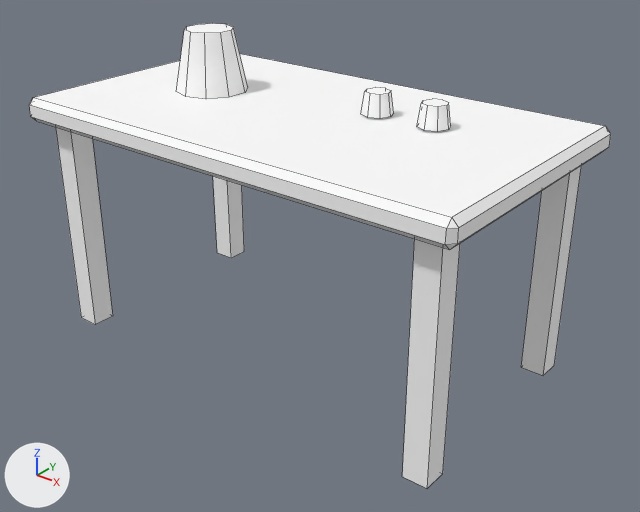
One commit to the Blender file art/env/table.blend: the scene before it, then after it.
The view is the same before and after, from a 50 mm camera at (1.691, -2.041, 1.608) aimed at (0.081, -0.028, 0.36). Every picture has the same lights, and +X, +Y and +Z are marked at lower left. The older version comes first. Mesh edges are drawn as thin lines. Objects named as collision shapes, trigger or cutter boxes, shadow casters or lower levels of detail are left out.

The first picture shows 'Table'.
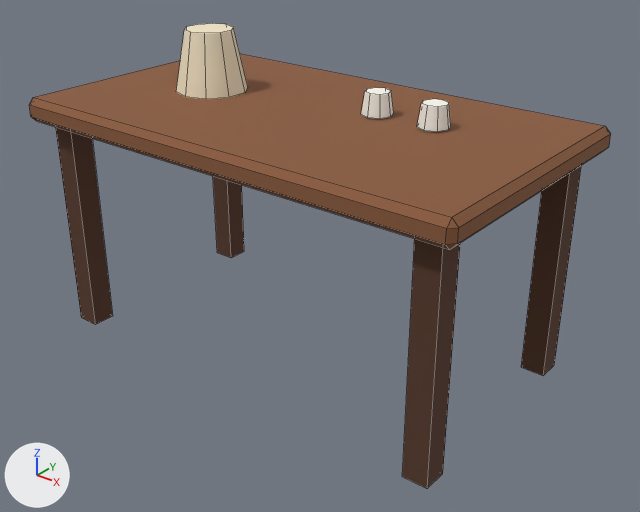
Location of each change, (x1, y1, x2, y2) in pixels of the pictures (640 x 512 px):
```json
{"object": "Table", "change": "recoloured, surface changed", "before": [29, 23, 611, 488], "after": [29, 23, 611, 488], "on screen": "darker"}
```

Edits to the scene script, one JSON object a line:
```json
{"block": "mat_vk_vcol", "where": "n0 = _N.new('ShaderNodeBsdfPrincipled'); n0.name = 'Principled BSDF'"}
{"op": "remove", "block": "mat_vk_vcol", "code": "n0.inputs[0].default_value = (1.0, 1.0, 1.0, 1.0)  # 'Base Color', white #ffffff"}
{"op": "add", "block": "mat_vk_vcol", "code": "n2 = _N.new('ShaderNodeVertexColor'); n2.name = 'Color Attribute'"}
{"op": "add", "block": "mat_vk_vcol", "code": "n2.layer_name = 'Color'"}
{"op": "add", "block": "mat_vk_vcol", "code": "_L.new(n2.outputs[0], n0.inputs[0])  # 'Color' to 'Base Color'"}
{"block": "me_table", "where": "me_table.from_pydata(...)  # 108 vertices, 82 faces; spans x -0.8..0.8, y -0.45..0.45, z 0.0..1.02"}
{"block": "me_table", "where": "# used by ob_table; location = (0.0, 0.0, 0.0)"}
{"block": "me_table", "change": "me_table part 1: 82 kept faces spanning x -0.8..0.8, y -0.45..0.45, z 0.0..1.02 get new vertex colours"}
```
